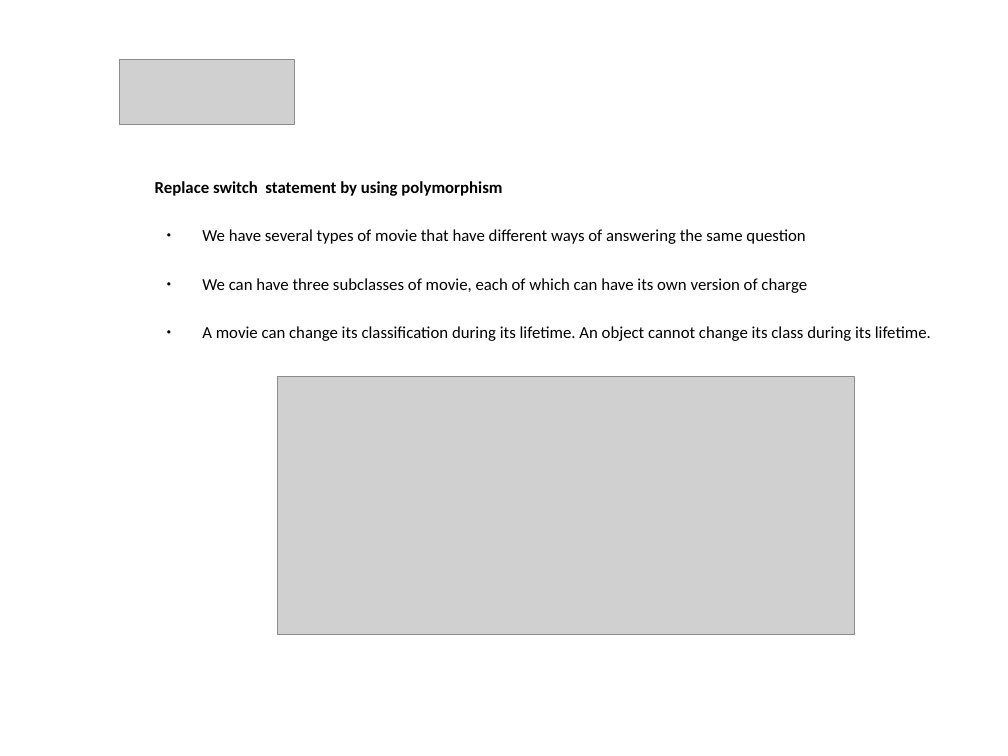
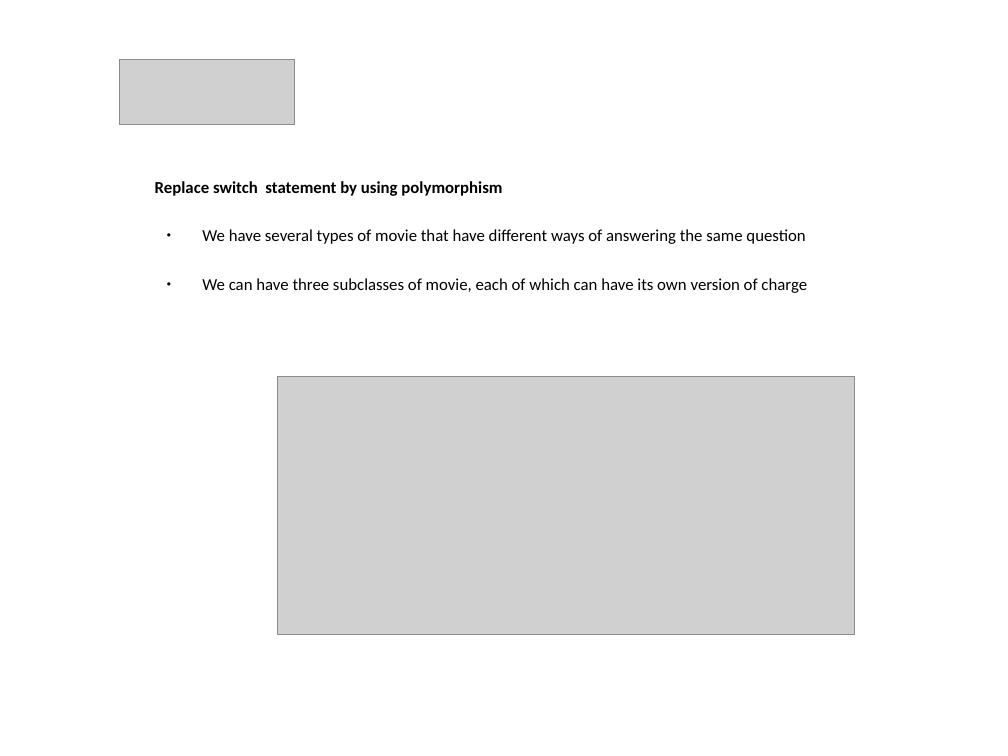
Before and after one commit to mbesutti/Learning-1, a slide deck: slide 11 of Lezione 3/Presentazione_Refactoring.odp. Drawn at 1008x756 pixels with LibreOffice and Linux fonts; fonts in the diff are those of the drawing; grey boxes stand for pictures; background and template pictures are left out. Boxes give left, top, right and bottom in pixels: in the first picture for what was removed or moved away, otherwise in the second. Text is boxed around its words. In the diff, an @@ line names an element or a change of style, - is before the commit and + after.

```diff
--- a/Lezione 3/Presentazione_Refactoring.odp
+++ b/Lezione 3/Presentazione_Refactoring.odp
@@ text at <box>202,326,931,341</box>: paragraph removed @@
-● A movie can change its classification during its lifetime. An object cannot change its class during its lifetime.
```
Also in this commit, not shown: 1 other slide changed, 1 slide removed.
